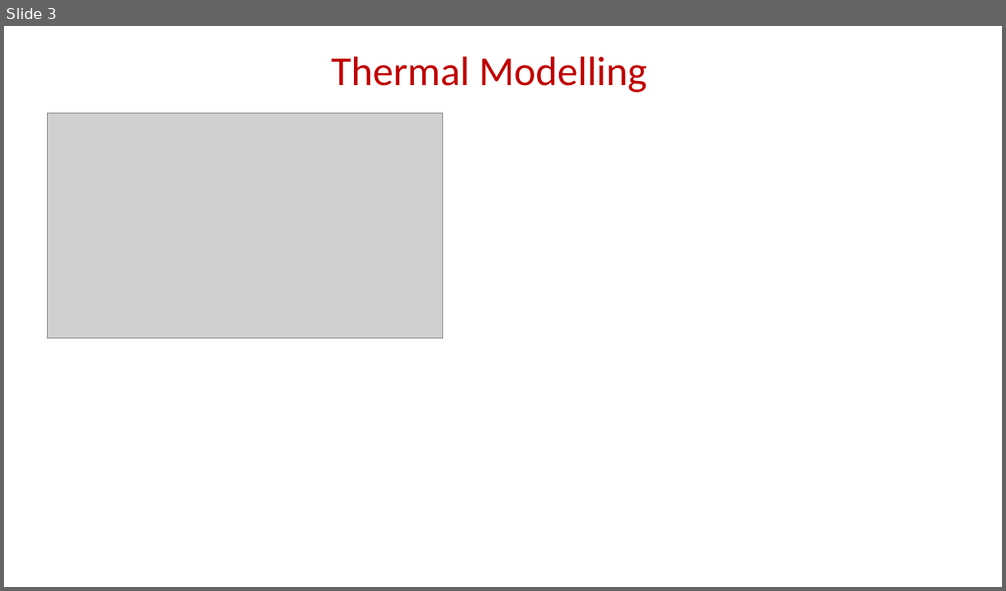
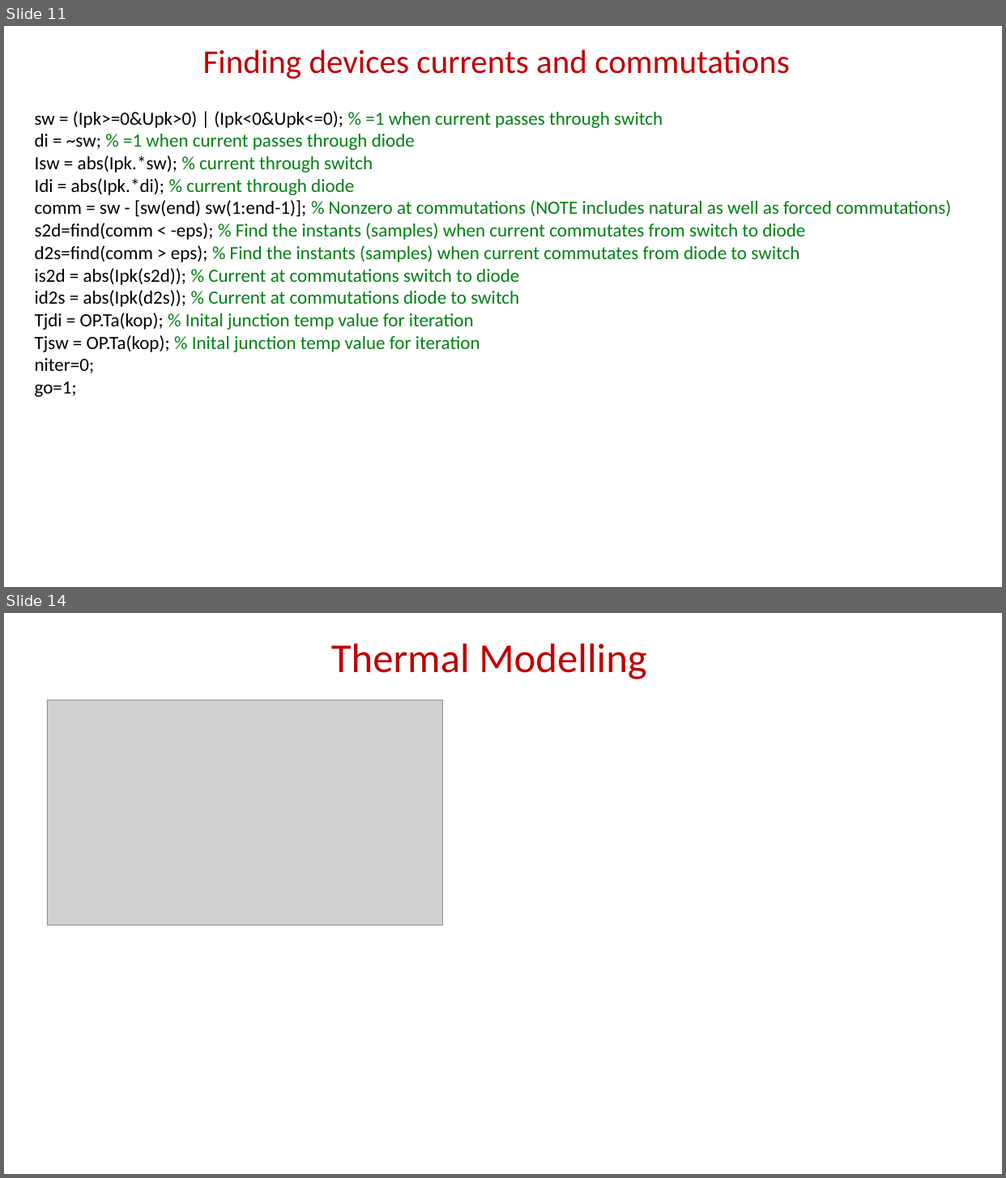
Before and after one commit to EnesAyaz/KTH, a slide deck: Weekly-Reports/IterativeSolutuon.pptx. Shown one above the other, each under a label of ours: slide 3 before the commit, slides 11 and 14 after it; the slides between them are not shown. The pictures are 1006x591 and 1006x1178 pixels, drawn with LibreOffice and Linux fonts; fonts in the diff are those of the drawing; grey boxes stand for pictures. Boxes give left, top, right and bottom in pixels: in the first picture for what was removed or moved away, otherwise in the second. Text is boxed around its words. In the diff, an @@ line names an element or a change of style, - is before the commit and + after.

```diff
--- a/Weekly-Reports/IterativeSolutuon.pptx
+++ b/Weekly-Reports/IterativeSolutuon.pptx
@@ slide 11 added at (4,26,1002,587), background #FFFFFF @@
@@ title added at (203,49,790,79), 32 pt, text #C00000 @@
+Finding devices currents and commutations
@@ text added at (35,111,951,397), 18 pt, text #008013 @@
+sw = (Ipk>=0&Upk>0) | (Ipk<0&Upk<=0); % =1 when current passes through switch
+di = ~sw; % =1 when current passes through diode
+Isw = abs(Ipk.*sw); % current through switch
+Idi = abs(Ipk.*di); % current through diode
+comm = sw - [sw(end) sw(1:end-1)]; % Nonzero at commutations (NOTE includes natural as well as forced commutations)
+s2d=find(comm < -eps); % Find the instants (samples) when current commutates from switch to diode
+d2s=find(comm > eps); % Find the instants (samples) when current commutates from diode to switch
+is2d = abs(Ipk(s2d)); % Current at commutations switch to diode
+id2s = abs(Ipk(d2s)); % Current at commutations diode to switch
+Tjdi = OP.Ta(kop); % Inital junction temp value for iteration
+Tjsw = OP.Ta(kop); % Inital junction temp value for iteration
+niter=0;
+go=1;
@@ what was slide 3 is now slide 14 @@
```
Also in this commit, not shown: 1 slide changed, 9 other slides added, 1 slide removed, 7 other files.
